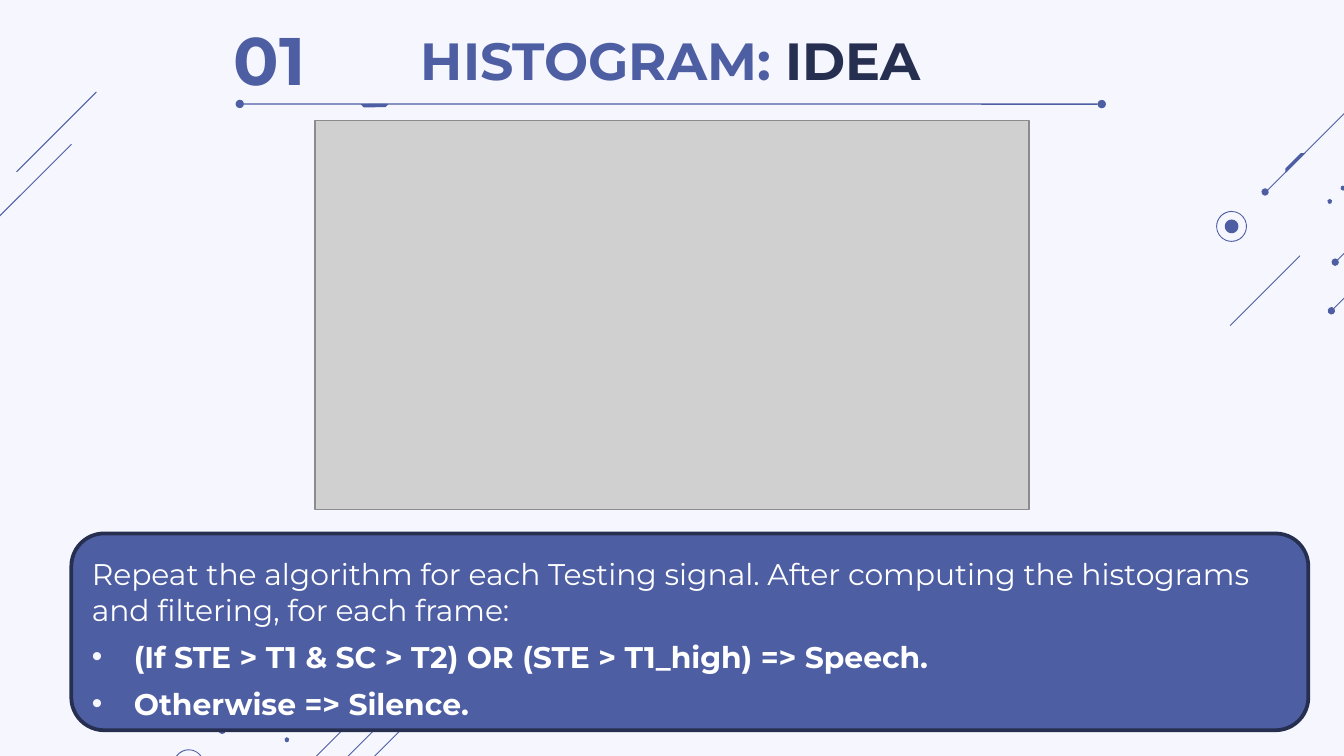
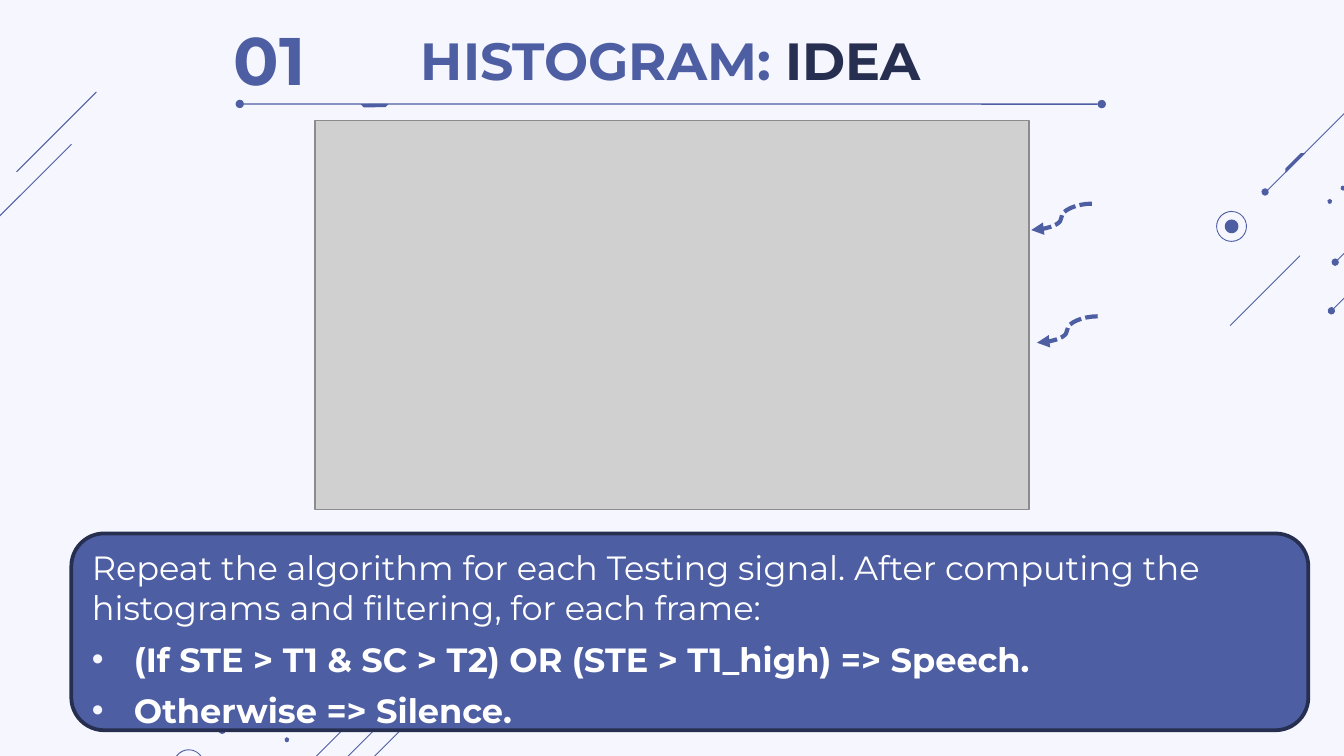
Before and after one commit to thdyqt/XLTHS, a slide deck: slide 15 of Slide.pptx. Drawn at 1344x756 pixels with LibreOffice and Linux fonts; fonts in the diff are those of the drawing; grey boxes stand for pictures. Boxes give left, top, right and bottom in pixels: in the first picture for what was removed or moved away, otherwise in the second. Text is boxed around its words. In the diff, an @@ line names an element or a change of style, - is before the commit and + after.

```diff
--- a/Slide.pptx
+++ b/Slide.pptx
@@ curved arrow added from (1091, 203) to (1031, 230), #4E5EA3 2.25 pt dashed @@
@@ curved arrow added from (1098, 316) to (1038, 343), #4E5EA3 2.25 pt dashed @@
@@ text "Repeat the algorithm for each ..." at (92, 555, 1200, 731): size 16 to 18 pt @@
```
Also in this commit, not shown: 23 other slides changed, 11 slides added, 9 slides removed, 3 other files.
